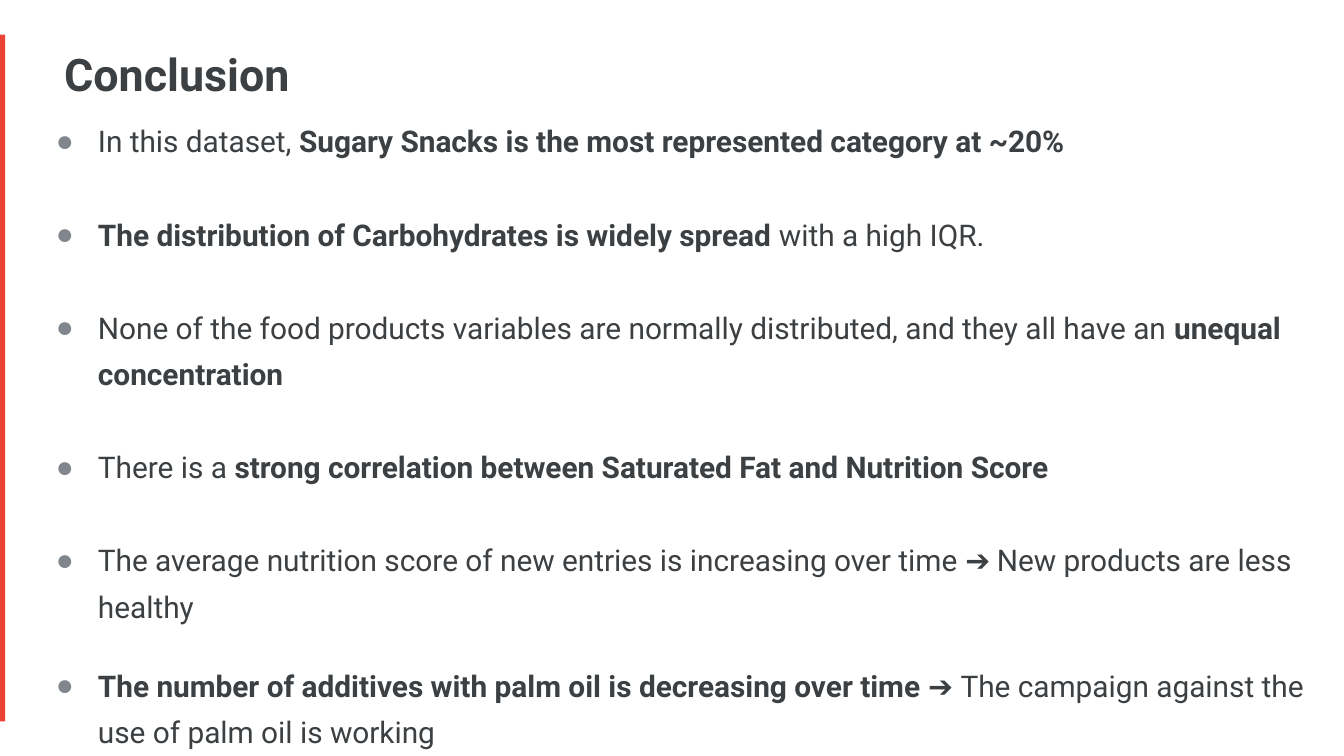
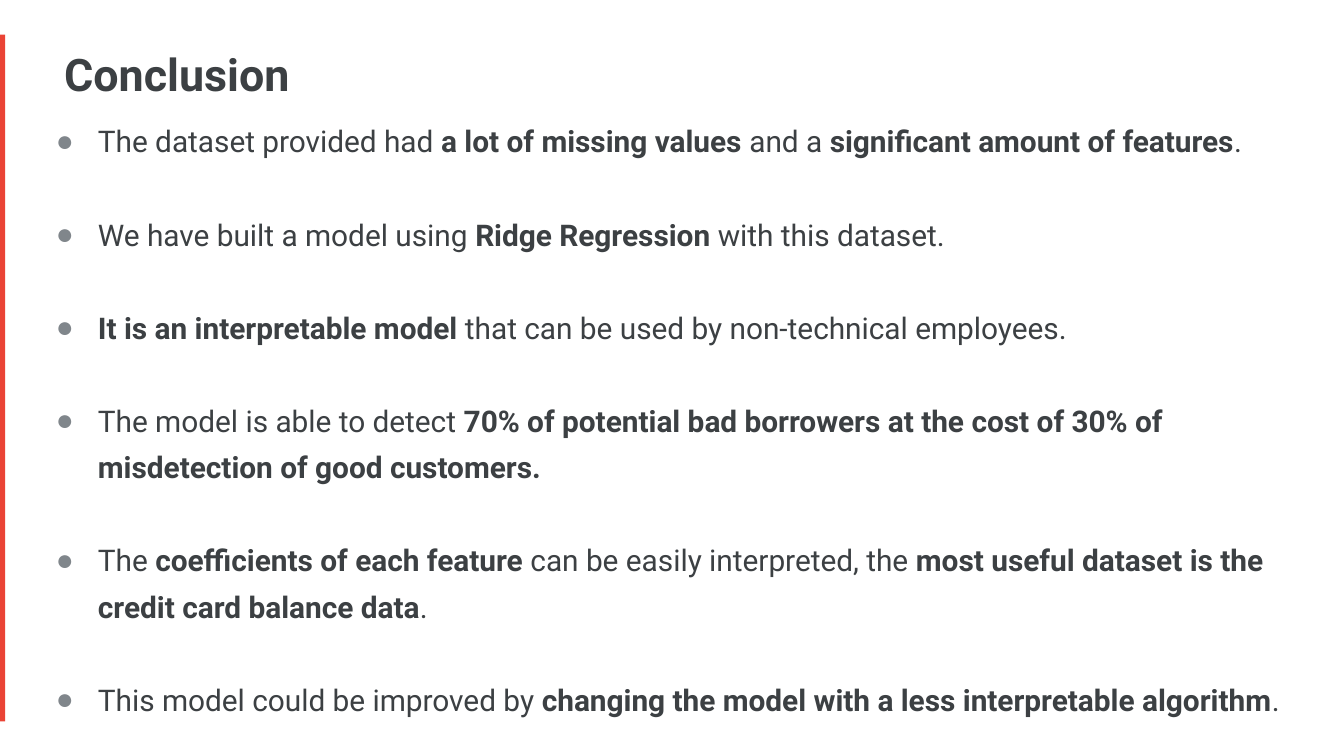
Before and after one commit to Faskill/Borrower-Scoring-Algorithm, a slide deck: slide 19 of P4_02_Presentation.pptx. Drawn at 1344x756 pixels with LibreOffice and Linux fonts; fonts in the diff are those of the drawing. Boxes give left, top, right and bottom in pixels: in the first picture for what was removed or moved away, otherwise in the second. Text is boxed around its words. In the diff, an @@ line names an element or a change of style, - is before the commit and + after.

```diff
--- a/P4_02_Presentation.pptx
+++ b/P4_02_Presentation.pptx
@@ text at [98,129,1280,718]: text changed; bold on @@
-● In this dataset, Sugary Snacks is the most represented category at ~20%
-● The distribution of Carbohydrates is widely spread with a high IQR.
-● None of the food products variables are normally distributed, and they all have an unequal concentration
-● There is a strong correlation between Saturated Fat and Nutrition Score
-● The average nutrition score of new entries is increasing over time ➔ New products are less healthy
-● The number of additives with palm oil is decreasing over time ➔ The campaign against the use of palm oil is working
+● The dataset provided had a lot of missing values and a significant amount of features.
+● We have built a model using Ridge Regression with this dataset.
+● It is an interpretable model that can be used by non-technical employees.
+● The model is able to detect 70% of potential bad borrowers at the cost of 30% of misdetection of good customers.
+● The coefficients of each feature can be easily interpreted, the most useful dataset is the credit card balance data.
+● This model could be improved by changing the model with a less interpretable algorithm.
```
Also in this commit, not shown: 4 other slides changed, 1 slide added, 1 slide removed, 4 other files.
